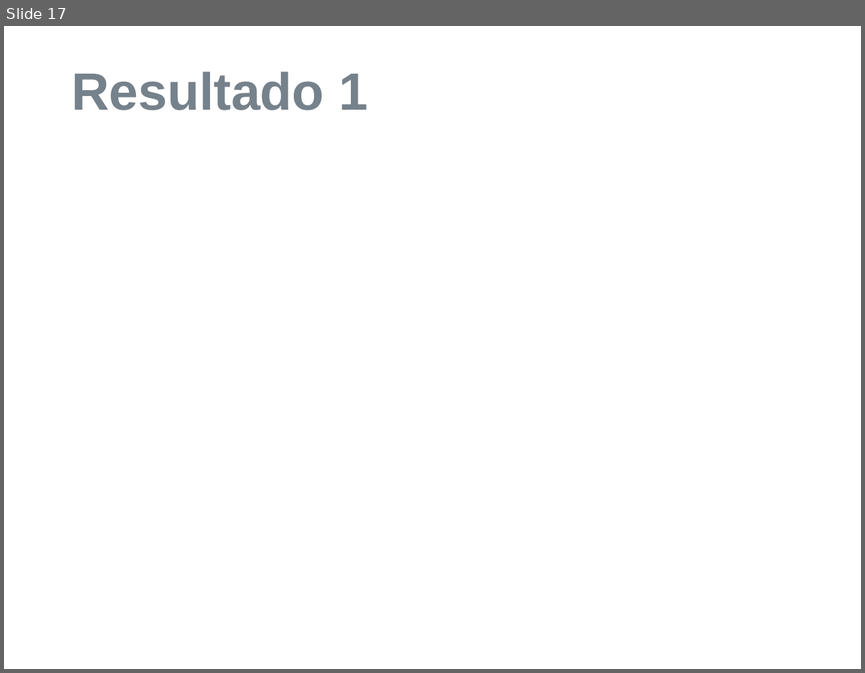
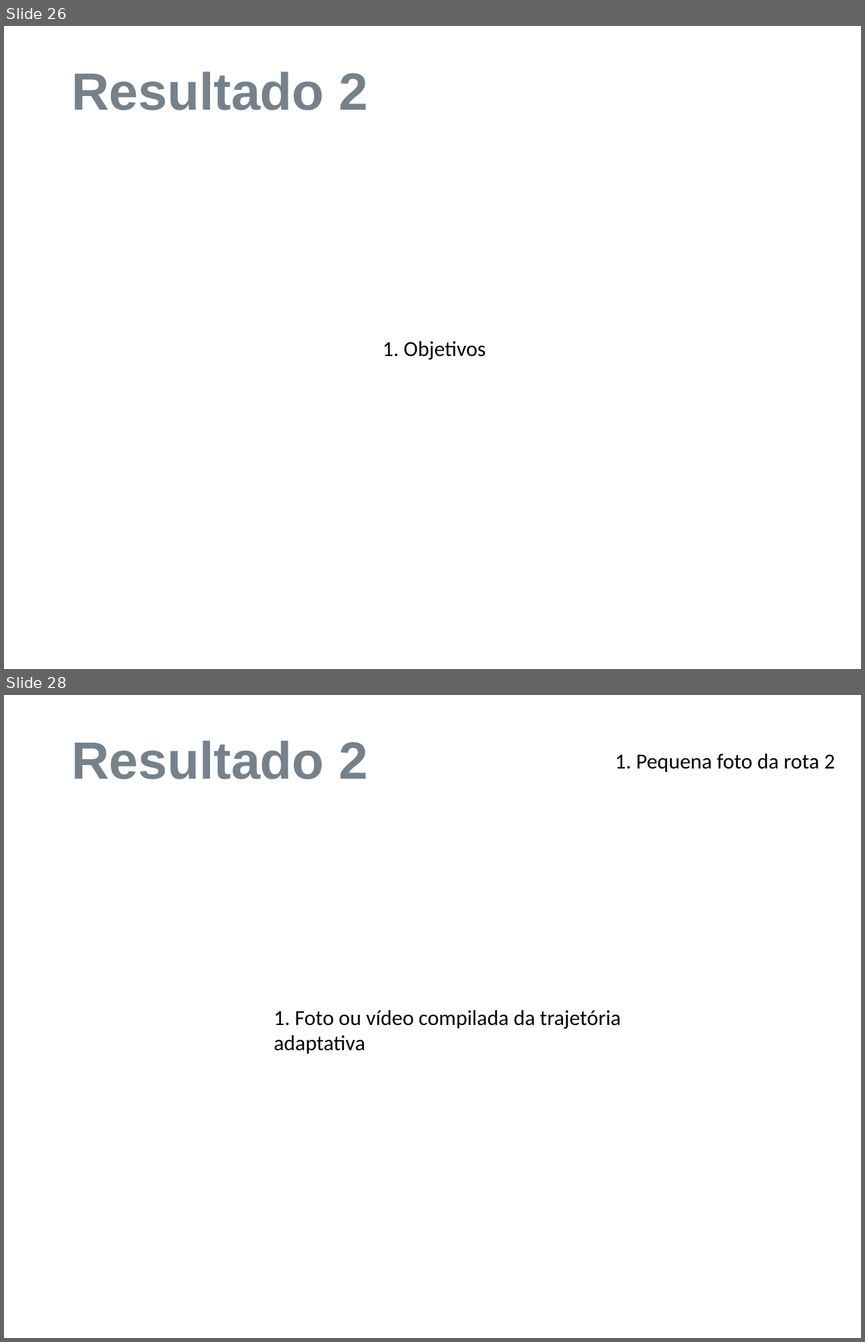
Before and after one commit to matheuskraemer/pfc, a slide deck: doc/apresentacao/Tema-Apresentação-Exemplo.ppt. Shown one above the other, each under a label of ours: slide 17 before the commit, slides 26 and 28 after it; the slides between them are not shown. The pictures are 865x673 and 865x1342 pixels, drawn with LibreOffice and Linux fonts; fonts in the diff are those of the drawing; background and template pictures are left out. Boxes give left, top, right and bottom in pixels: in the first picture for what was removed or moved away, otherwise in the second. Text is boxed around its words. In the diff, an @@ line names an element or a change of style, - is before the commit and + after.

```diff
--- a/doc/apresentacao/Tema-Apresentação-Exemplo.ppt
+++ b/doc/apresentacao/Tema-Apresentação-Exemplo.ppt
@@ slide 28 added at (4,695,861,1338), background picture (left out) @@
@@ title added at (71,741,368,779), 44 pt, text #75818B, bold @@
+Resultado 2
@@ text added at (615,753,835,772), 18 pt, text #000000 @@
+1. Pequena foto da rota 2
@@ text added at (274,1010,621,1053), 18 pt, text #000000 @@
+1. Foto ou vídeo compilada da trajetória adaptativa
@@ what was slide 17 is now slide 26 @@
@@ slide 26 changed as well @@
@@ title at (71,72,368,110): text changed @@
-Resultado 1
+Resultado 2
@@ text added at (383,341,486,360), 18 pt, text #000000 @@
+1. Objetivos
```
Also in this commit, not shown: 13 other slides changed, 24 other slides added, 12 slides removed, 1 other file.
